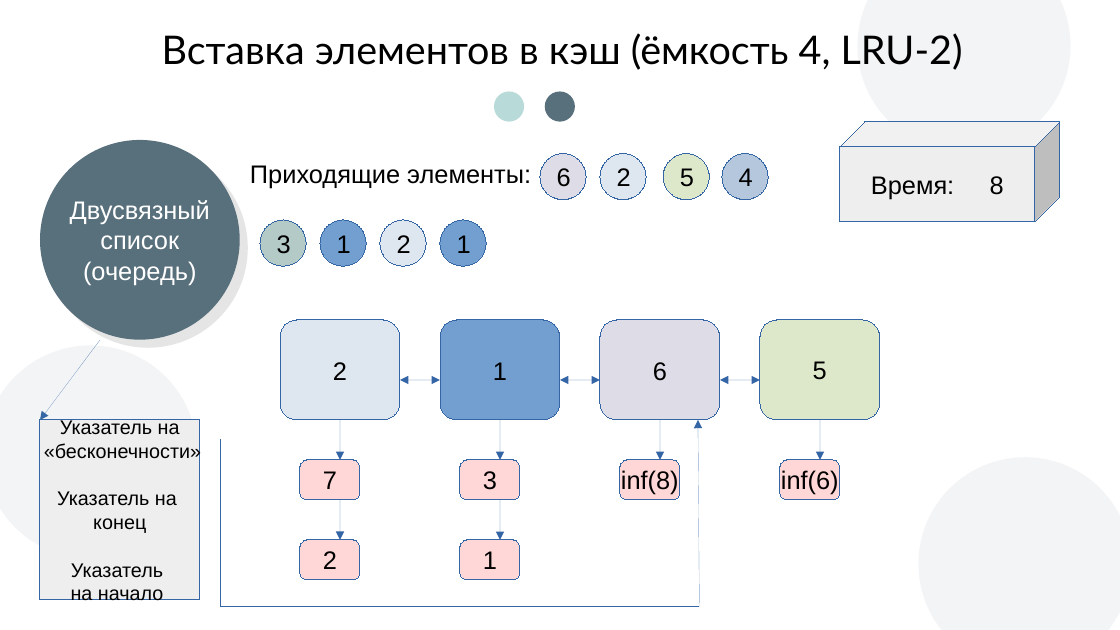
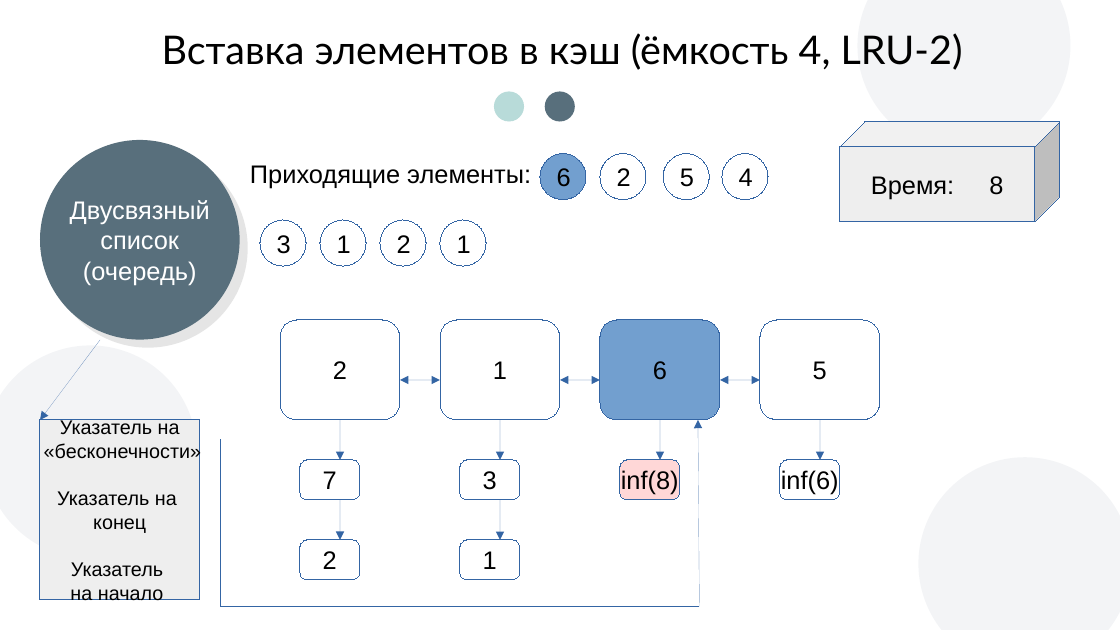
Before and after one commit to andreyStrachuk/LRU-K, a slide deck: slide 21 of Theory/Презентация LRU-K.pptx. Drawn at 1120x630 pixels with LibreOffice and Linux fonts; fonts in the diff are those of the drawing; background and template pictures are left out. Boxes give left, top, right and bottom in pixels: in the first picture for what was removed or moved away, otherwise in the second. Text is boxed around its words. In the diff, an @@ line names an element or a change of style, - is before the commit and + after.

Commit message:
change colors

```diff
--- a/Theory/Презентация LRU-K.pptx
+++ b/Theory/Презентация LRU-K.pptx
@@ ellipse "6" at <box>540,153,585,199</box>: fill #DEDCE6 to #729FCF @@
@@ ellipse "2" at <box>601,153,646,199</box>: fill #DEE6EF to #FFFFFF @@
@@ ellipse "5" at <box>664,153,709,199</box>: fill #DDE8CB to #FFFFFF @@
@@ ellipse "4" at <box>723,153,768,199</box>: fill #B4C7DC to #FFFFFF @@
@@ ellipse "3" at <box>260,221,306,266</box>: fill #B3CAC7 to #FFFFFF @@
@@ ellipse "1" at <box>320,221,366,266</box>: fill #729FCF to #FFFFFF @@
@@ ellipse "2" at <box>380,221,426,266</box>: fill #DEE6EF to #FFFFFF @@
@@ ellipse "1" at <box>440,221,486,266</box>: fill #729FCF to #FFFFFF @@
@@ freeform shape "2" at <box>281,320,400,420</box>: fill #DEE6EF to #FFFFFF; outline redrawn @@
@@ freeform shape "1" at <box>440,320,560,420</box>: fill #729FCF to #FFFFFF; outline redrawn @@
@@ freeform shape "6" at <box>601,320,721,420</box>: fill #DEDCE6 to #729FCF; outline redrawn @@
@@ freeform shape "5" at <box>760,320,880,420</box>: fill #DDE8CB to #FFFFFF @@
@@ fill #FFD7D7 to #FFFFFF; outline redrawn in 5 elements at <box>300,460,360,500</box>, <box>460,460,520,500</box>, <box>300,540,360,579</box>, <box>781,460,841,500</box>, <box>460,540,520,579</box> @@
```
Also in this commit, not shown: 12 other slides changed.
